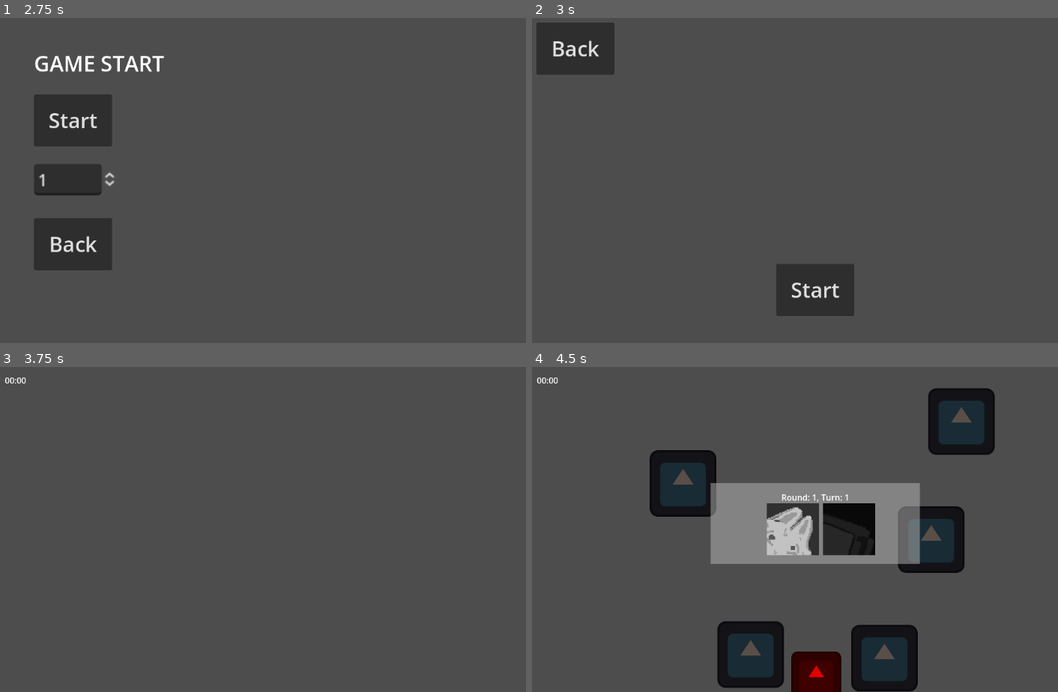
Above: before the commit, frames 1-4 (two rows, left to right).
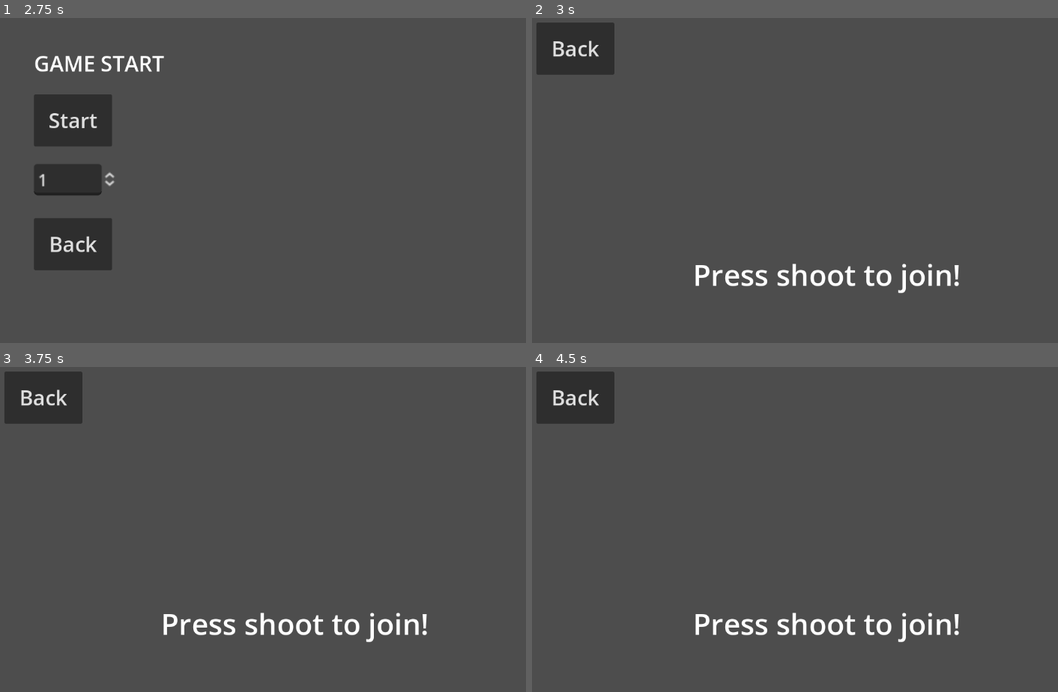
Above: after the commit, the same moments.

Repository: StickyBeacon/chasebox
Game: Godot game, scene res://spaces/main_menu.tscn
Same seed, same stepped clock (60 frames per second), same inputs: the game is played once before the commit and once after it. This scene is started directly instead of the project's main scene. The engine's default icon, where the game draws it, is replaced by a stand-in: a white triangle on a blue panel in a dark square.
Inputs (mouse positions are in pixels of both pictures, inside the frame that each line leads up to):
- Up to frame 1 (2.75 s): click "Settings" at 0.5 s; click "Back" at 1.25 s; click "Play" at 2 s
- Up to frame 2 (3 s): click "Start" at 2.75 s
- Up to frame 3 (3.75 s): click (284, 640) at 3.5 s, where only the run before the commit has a clickable "Start"
- Up to frame 4 (4.5 s): tap Enter at 4.25 s; hold Tab (ui_focus_next) from 4.28 s (still down)

Frame 1 is identical in both runs. In frame 2, 3.1% of the frame differs, in the area x 31-82%, y 75-92%; in frame 3, 3.6%; in frame 4, 26%, in the area x 0-89%, y 1-100%.

Commit message:
Feat/CharacterSelect
It fokkkin workd!!!

Diff:
--- a/managers/globals/player_manager.gd
+++ b/managers/globals/player_manager.gd
@@ -4,7 +4,7 @@
 var player_dict = {}
 
 
-func add_player(player_id): # zou ook extra info kunnen bevatten (welke items)
+func add_player(controller_id,player_id): # zou ook extra info kunnen bevatten (welke items)
 	if player_dict.keys().has(player_id):
 		printerr("%s: player id %s bestaat al in dict!" % [name, player_id])
 		return
@@ -14,6 +14,7 @@
 
 	var new_player :Player = player_scene.instantiate()
 	new_player.player_id = player_id
+	new_player.controller_id = controller_id
 	new_player.enabled = false
 	# Insert hier extra dingen met de items en andere options (handicaps?)
 	player_dict[player_id] = new_player
--- a/managers/globals/utils.gd
+++ b/managers/globals/utils.gd
@@ -10,3 +10,11 @@
 	Hunter, # 1 Chaser, de rest runners. Basic gamemode.
 	Prey # 1 Runner, de rest chasers. De enge gamemode.
 }
+
+enum Handicap {
+	None,
+	Slowdown, # Chaser speed is dezelfde als die van runners
+	Speedup, # Hunter speed is een pak sneller dan die van runners
+	BiggerSaw,
+	SmallerSaw
+}
--- a/managers/non_globals/round_manager.gd
+++ b/managers/non_globals/round_manager.gd
@@ -17,15 +17,10 @@
 		if PlayerManager.is_empty():
 			_chosen_players = [1,2]
 			for id in _chosen_players:
-				PlayerManager.add_player(id)
+				PlayerManager.add_player(id,id)
+		else:
+			_chosen_players = PlayerManager.player_dict.keys()
 		start_game()
-
-
-# Voor het zetten van de spelers, max round count etc.
-func set_game_values(player_array:Array, new_round_count:int):
-	_chosen_players = player_array
-	_max_round_count = new_round_count
-	pass
 
 
 func start_game():
--- a/player/player.gd
+++ b/player/player.gd
@@ -1,6 +1,11 @@
 extends CharacterBody2D
 class_name Player
 
+@export var controller_id = 0:
+	set(value):
+		if not value in [1,2,3,4]:
+			printerr("%s: controller id %s not possible" % [name, value])
+		controller_id = value
 @export var player_id = 0:
 	set(value):
 		match(value):
--- a/player/player_movement.gd
+++ b/player/player_movement.gd
@@ -24,7 +24,7 @@
 
 func _ready() -> void:
 	for key in input_dict.keys():
-		input_dict[key] = key + str(player.player_id)
+		input_dict[key] = key + str(player.controller_id)
 
 
 func _input(event: InputEvent) -> void:
--- a/player/player_shooting.gd
+++ b/player/player_shooting.gd
@@ -10,7 +10,7 @@
 
 func _ready() -> void:
 	for key in _input_dict.keys():
-		_input_dict[key] = key + str(player.player_id)
+		_input_dict[key] = key + str(player.controller_id)
 
 
 func _input(event: InputEvent) -> void:
--- a/spaces/main_menu.gd
+++ b/spaces/main_menu.gd
@@ -20,6 +20,10 @@
 
 func change_menu(node_name:StringName):
 	_current_ui = %CanvasLayer.find_child(node_name)
+	%CharacterSelection.clear_everything()
+	%CharacterSelection.can_select = false
+	if _current_ui == %CharacterSelection:
+		%CharacterSelection.can_select = true
 	pass
 
 
@@ -28,7 +32,6 @@
 	get_tree().quit()
 
 
-func _on_real_start_button_up() -> void:
-	#PlayerManager.add_player(0)
+func start_game() -> void:
 	GameSettings.rounds = %RoundCount.value
 	get_tree().change_scene_to_packed(ARENA_SCENE)
--- a/spaces/main_menu.tscn
+++ b/spaces/main_menu.tscn
@@ -1,6 +1,8 @@
-[gd_scene load_steps=2 format=3 uid="uid://52rj3hhib524"]
+[gd_scene load_steps=4 format=3 uid="uid://52rj3hhib524"]
 
 [ext_resource type="Script" path="res://spaces/main_menu.gd" id="1_jiwr8"]
+[ext_resource type="Script" path="res://ui/character_selection.gd" id="2_ovsai"]
+[ext_resource type="PackedScene" uid="uid://bcgrom877b7oq" path="res://ui/player_selection_card.tscn" id="3_k68ey"]
 
 [node name="Menu" type="Node2D"]
 script = ExtResource("1_jiwr8")
@@ -177,23 +179,7 @@
 offset_bottom = 20.0
 grow_horizontal = 2
 grow_vertical = 2
-
-[node name="StartButton" type="Button" parent="CanvasLayer/CharacterSelection"]
-custom_minimum_size = Vector2(150, 100)
-layout_mode = 1
-anchors_preset = 8
-anchor_left = 0.5
-anchor_top = 0.5
-anchor_right = 0.5
-anchor_bottom = 0.5
-offset_left = -75.0
-offset_top = 172.0
-offset_right = 75.0
-offset_bottom = 272.0
-grow_horizontal = 2
-grow_vertical = 2
-theme_override_font_sizes/font_size = 40
-text = "Start"
+script = ExtResource("2_ovsai")
 
 [node name="BackButton" type="Button" parent="CanvasLayer/CharacterSelection"]
 custom_minimum_size = Vector2(150, 100)
@@ -211,6 +197,55 @@
 grow_vertical = 2
 theme_override_font_sizes/font_size = 40
 text = "Back"
+
+[node name="Card1" parent="CanvasLayer/CharacterSelection" instance=ExtResource("3_k68ey")]
+layout_mode = 0
+offset_left = -298.0
+offset_top = -220.0
+offset_right = -148.0
+offset_bottom = 140.0
+controller_id = 1
+
+[node name="Card2" parent="CanvasLayer/CharacterSelection" instance=ExtResource("3_k68ey")]
+layout_mode = 0
+offset_left = -112.0
+offset_top = -219.0
+offset_right = 38.0
+offset_bottom = 141.0
+controller_id = 2
+
+[node name="Card3" parent="CanvasLayer/CharacterSelection" instance=ExtResource("3_k68ey")]
+layout_mode = 0
+offset_left = 95.0
+offset_top = -222.0
+offset_right = 245.0
+offset_bottom = 138.0
+controller_id = 3
+
+[node name="Card4" parent="CanvasLayer/CharacterSelection" instance=ExtResource("3_k68ey")]
+layout_mode = 0
+offset_left = 277.0
+offset_top = -222.0
+offset_right = 427.0
+offset_bottom = 138.0
+controller_id = 4
+
+[node name="InfoLabel" type="Label" parent="CanvasLayer/CharacterSelection"]
+layout_mode = 1
+anchors_preset = 8
+anchor_left = 0.5
+anchor_top = 0.5
+anchor_right = 0.5
+anchor_bottom = 0.5
+offset_left = -228.0
+offset_top = 154.0
+offset_right = 273.0
+offset_bottom = 231.0
+grow_horizontal = 2
+grow_vertical = 2
+theme_override_font_sizes/font_size = 56
+text = "Press shoot to join!"
+horizontal_alignment = 1
 
 [connection signal="button_up" from="CanvasLayer/StartGame/BackButton" to="." method="change_menu" binds= [&"MainMenu"]]
 [connection signal="button_up" from="CanvasLayer/StartGame/StartButton" to="." method="change_menu" binds= [&"CharacterSelection"]]
@@ -218,5 +253,4 @@
 [connection signal="button_up" from="CanvasLayer/MainMenu/Buttons/SettingsButton" to="." method="change_menu" binds= [&"Settings"]]
 [connection signal="button_up" from="CanvasLayer/MainMenu/Buttons/QuitButton" to="." method="_on_quit_button_button_up"]
 [connection signal="button_up" from="CanvasLayer/Settings/BackButton" to="." method="change_menu" binds= [&"MainMenu"]]
-[connection signal="button_up" from="CanvasLayer/CharacterSelection/StartButton" to="." method="_on_real_start_button_up"]
 [connection signal="button_up" from="CanvasLayer/CharacterSelection/BackButton" to="." method="change_menu" binds= [&"StartGame"]]
--- /dev/null
+++ b/ui/character_selection.gd
@@ -0,0 +1,69 @@
+extends Control
+class_name CharacterSelect
+
+var current_controllers = {}
+@onready var menu = $"../.."
+var can_select = false
+var chosen_characters = {}
+
+
+func _input(event: InputEvent) -> void:
+	if !can_select:
+		return
+
+	for i in [1,2,3,4]:
+		if event.is_action_pressed("shoot%s" % i) and not i in current_controllers.keys():
+			current_controllers[i] = find_child("Card%s"%i)
+			current_controllers[i].set_active(true)
+
+
+func remove_player(id):
+	if id not in current_controllers.keys():
+		printerr("%s: %s not in current_controllers" % [name,id])
+		return
+
+	current_controllers[id].set_active(false)
+	current_controllers.erase(id)
+
+
+func attempt_start_game():
+
+	var ready_to_play = true
+	for card in current_controllers.values():
+		if !card.ready_to_play:
+			ready_to_play = false
+			break
+
+	if ready_to_play:
+		if current_controllers.values().size()<2:
+			print("%s: at least 2 players needed to start game" % name)
+			return
+
+		%CharacterSelection.add_characters()
+		menu.start_game()
+	else:
+		print("%s: Not everyone is ready!" % name)
+
+
+func clear_everything():
+	for card in current_controllers.values():
+		card.set_controller(-1)
+	current_controllers.clear()
+
+
+func choose_character(controller_id,character_id):
+	if character_id in chosen_characters.values():
+		return false
+
+	chosen_characters[controller_id] = character_id
+	return true
+
+
+func deselect_character(controller_id):
+	chosen_characters.erase(controller_id)
+
+
+func add_characters():
+	for controller_id in chosen_characters.keys():
+		var character_id = chosen_characters[controller_id]
+		PlayerManager.add_player(controller_id,character_id)
--- a/ui/player_selection_card.gd
+++ b/ui/player_selection_card.gd
@@ -1,66 +1,148 @@
 extends VBoxContainer
 
-var controller_id :int = -1
+@export var controller_id :int = -1 #TODO verander dit
+var active:bool = false
 
-var selectable_objects = ["PlayerIcon", "Handicap", "ReadyColor", "Quit"]
+var selectable_objects = ["PlayerIcon", "Handicap", "ReadyColor", "Quit", "Start"]
 var hover_index = 0:
 	set(value):
-		hover_index = value % 4
+		hover_index = posmod(value,selectable_objects.size())
+
+var icon_dict = {0:preload("res://assets/images/WaveIcon.png"),1:preload("res://assets/images/BratIcon.png"),2:preload("res://assets/images/QueenIcon.png"),3:preload("res://assets/images/JuliettIcon.png")}
+var icon_scroll_index = 0:
+	set(value):
+		icon_scroll_index = posmod(value,icon_dict.size())
+		%PlayerIcon.texture = icon_dict[icon_scroll_index]
+
+var handicap_scroll_index = 0:
+	set(value):
+		handicap_scroll_index = posmod(value, handicap_dict.keys().size())
+		%HandiCapLabel.text = str(handicap_dict[handicap_scroll_index])
+var handicap_dict:Dictionary = {}
+var ready_to_play :bool= false
+var character_select:CharacterSelect = null
+
+var has_chosen_character = false
+var has_chosen_handicap = false
+
+
+func _ready() -> void:
+	%NameLabel.text = "Player %s" % controller_id
+	character_select = get_parent() #TODO hihihihihihihi
+	visible = false
+	# Initialize Handicap dict.
+	for i in range(Utils.Handicap.keys().size()):
+		handicap_dict[i] = Utils.Handicap.keys()[i]
+	hover_to(selectable_objects[hover_index])
 
 
 func _input(event: InputEvent) -> void:
-	if not controller_id in [1,2,3,4]:
+	if not controller_id in [1,2,3,4] or !active:
 		return
 
 	if event.is_action_pressed("down%s" % controller_id):
 		hover_index += 1
 		hover_to(selectable_objects[hover_index])
 
-	if event.is_action_pressed("jump%s" % controller_id) or event.is_action_pressed("shoot%s" % controller_id):
+	if event.is_action_pressed("up%s" % controller_id):
+		hover_index -= 1
+		hover_to(selectable_objects[hover_index])
+
+	if event.is_action_pressed("jump%s" % controller_id):
 		activate(selectable_objects[hover_index])
 
 	if event.is_action_pressed("right%s"% controller_id):
 		scroll(selectable_objects[hover_index], 1)
 
 	if event.is_action_pressed("left%s"% controller_id):
-		scroll(selectable_objects[hover_index], 1)
+		scroll(selectable_objects[hover_index], -1)
 
 
 func activate(item):
 	match(item):
 		"PlayerIcon":
-			#TODO claim player icon
-			pass
+			# claim player icon
+			if !has_chosen_character:
+				if character_select.choose_character(controller_id,icon_scroll_index+1):
+					has_chosen_character = true
+					%PlayerIcon.modulate = Color(1,1,0)
+				else:
+					print("%s: character has already been chosen" % name)
+			else:
+				character_select.deselect_character(controller_id)
+				has_chosen_character = false
+				%PlayerIcon.modulate = Color(1,1,1)
 		"Handicap":
-			#TODO claim handicap
+			# choose handicap
+			if !has_chosen_handicap:
+				#TODO select handicap
+				has_chosen_handicap = true
+				%Handicap.modulate = Color(1,1,0)
+			else:
+				#TODO unselect handicap
+				has_chosen_handicap = false
+				%Handicap.modulate = Color(1,1,1)
 			pass
 		"ReadyColor":
-			#TODO ready/unready
+			# ready/unready
+			if !has_chosen_character or !has_chosen_handicap: return
+
+			ready_to_play = !ready_to_play
+			if (ready_to_play):
+				%ReadyColor.modulate = Color(0,1,0)
+				%ReadyLabel.text = "Ready"
+			else:
+				%ReadyColor.modulate = Color(1,0,0)
+				%ReadyLabel.text = "Not ready"
+		"Quit":
+			character_select.remove_player(controller_id)
+		"Start":
+			# start the game
+			character_select.attempt_start_game()
+		_:
+			printerr("%s: item %s does not exist" % item)
+
+
+func hover_to(item_name):
+	for child in get_children():
+		child.modulate.a = 1
+
+	var item = find_child(item_name)
+	if item:
+		item.modulate.a = .8
+
+
+func scroll(item,dir:int):
+	match(item):
+		"PlayerIcon":
+			if has_chosen_character: return
+			icon_scroll_index += dir
+
+		"Handicap":
+			if has_chosen_handicap: return
+			handicap_scroll_index += dir
+
+			pass
+		"ReadyColor":
+			# nothing
 			pass
 		"Quit":
-			#TODO remove player
+			# nothing
+			pass
+		"Start":
+			# nothing
 			pass
 		_:
 			printerr("%s: item %s does not exist" % item)
 
 
-func hover_to(item):
-	item.modulate = Color(1,1,1,0.5)
+func set_active(value:bool):
+	active = value
+	visible = active
+	if !active: reset_values()
 
 
-func scroll(item,dir:int):
-	match(item):
-		"PlayerIcon":
-			#TODO next/previous player icon
-			pass
-		"Handicap":
-			#TODO next/previous handicap
-			pass
-		"ReadyColor":
-			#TODO nothing
-			pass
-		"Quit":
-			#TODO nothing
-			pass
-		_:
-			printerr("%s: item %s does not exist" % item)
+func reset_values():
+	ready_to_play = false
+	%ReadyColor.modulate = Color(1,0,0)
+	%ReadyLabel.text = "Not ready"
--- a/ui/player_selection_card.tscn
+++ b/ui/player_selection_card.tscn
@@ -1,7 +1,7 @@
 [gd_scene load_steps=3 format=3 uid="uid://bcgrom877b7oq"]
 
 [ext_resource type="Script" path="res://ui/player_selection_card.gd" id="1_las40"]
-[ext_resource type="Texture2D" uid="uid://88dxptj35hph" path="res://icon.svg" id="1_v36o8"]
+[ext_resource type="Texture2D" uid="uid://ch6g4bsnqf6vw" path="res://assets/images/WaveIcon.png" id="2_g8ygu"]
 
 [node name="PlayerSelectionCard" type="VBoxContainer"]
 offset_right = 150.0
@@ -14,7 +14,8 @@
 layout_mode = 2
 color = Color(0.190762, 0.190762, 0.190762, 1)
 
-[node name="Label" type="Label" parent="Name"]
+[node name="NameLabel" type="Label" parent="Name"]
+unique_name_in_owner = true
 layout_mode = 1
 anchors_preset = 8
 anchor_left = 0.5
@@ -31,9 +32,10 @@
 
 [node name="PlayerIcon" type="TextureRect" parent="."]
 unique_name_in_owner = true
+texture_filter = 1
 custom_minimum_size = Vector2(150, 150)
 layout_mode = 2
-texture = ExtResource("1_v36o8")
+texture = ExtResource("2_g8ygu")
 
 [node name="Handicap" type="ColorRect" parent="."]
 unique_name_in_owner = true
@@ -41,7 +43,8 @@
 layout_mode = 2
 color = Color(0.190762, 0.190762, 0.190762, 1)
 
-[node name="Label" type="Label" parent="Handicap"]
+[node name="HandiCapLabel" type="Label" parent="Handicap"]
+unique_name_in_owner = true
 layout_mode = 1
 anchors_preset = 8
 anchor_left = 0.5
@@ -54,15 +57,17 @@
 offset_bottom = 11.5
 grow_horizontal = 2
 grow_vertical = 2
-text = "No Handicap"
+text = "None"
 
 [node name="ReadyColor" type="ColorRect" parent="."]
 unique_name_in_owner = true
+modulate = Color(1, 0, 0, 1)
 custom_minimum_size = Vector2(20, 38.44)
 layout_mode = 2
 color = Color(0.190762, 0.190762, 0.190762, 1)
 
-[node name="Label" type="Label" parent="ReadyColor"]
+[node name="ReadyLabel" type="Label" parent="ReadyColor"]
+unique_name_in_owner = true
 layout_mode = 1
 anchors_preset = 8
 anchor_left = 0.5
@@ -97,3 +102,24 @@
 grow_horizontal = 2
 grow_vertical = 2
 text = "Remove Player"
+
+[node name="Start" type="ColorRect" parent="."]
+unique_name_in_owner = true
+custom_minimum_size = Vector2(20, 38.44)
+layout_mode = 2
+color = Color(0.190762, 0.190762, 0.190762, 1)
+
+[node name="Label" type="Label" parent="Start"]
+layout_mode = 1
+anchors_preset = 8
+anchor_left = 0.5
+anchor_top = 0.5
+anchor_right = 0.5
+anchor_bottom = 0.5
+offset_left = -20.0
+offset_top = -11.5
+offset_right = 20.0
+offset_bottom = 11.5
+grow_horizontal = 2
+grow_vertical = 2
+text = "Start"
